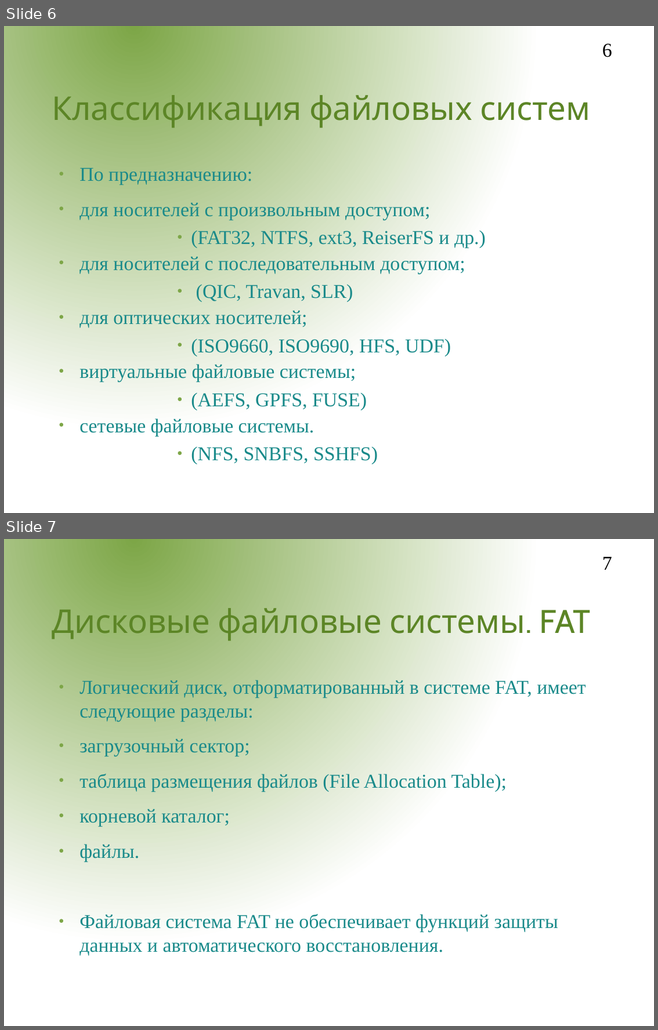
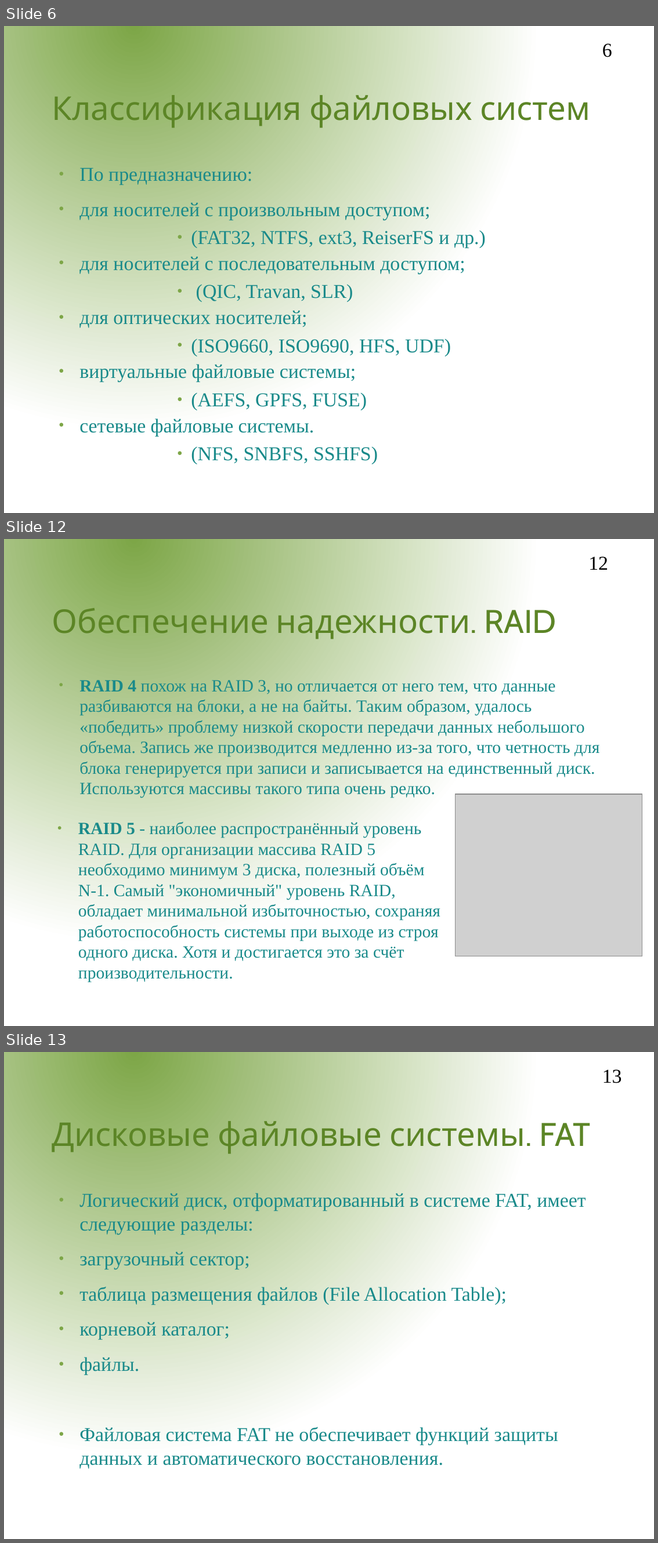
Before and after one commit to aeremenok/a-team-777, a slide deck: 9/st/presentations/file_sybsystem/fs.odp. Shown one above the other, each under a label of ours: slides 6 and 7 before the commit, slides 6, 12 and 13 after it; the slides between them are not shown. The pictures are 658x1030 and 658x1543 pixels, drawn with LibreOffice and Linux fonts; fonts in the diff are those of the drawing; grey boxes stand for pictures; background and template pictures are left out. Boxes give left, top, right and bottom in pixels: in the first picture for what was removed or moved away, otherwise in the second. Text is boxed around its words. In the diff, an @@ line names an element or a change of style, - is before the commit and + after.

Commit message:
СТ-П добавлены слайды по RAID

```diff
--- a/9/st/presentations/file_sybsystem/fs.odp
+++ b/9/st/presentations/file_sybsystem/fs.odp
@@ slide 12 added at (x1=4, y1=539, x2=654, y2=1026), background gradient #7DA647 to #FFFFFF @@
@@ page number added at (x1=588, y1=556, x2=608, y2=570), 24 pt, text #000000 @@
+12
@@ title added at (x1=52, y1=602, x2=556, y2=642), 40 pt, text #5C8526 @@
+Обеспечение надежности. RAID
@@ text added at (x1=79, y1=680, x2=599, y2=798), 21 pt, text #198A8A @@
+● RAID 4 похож на RAID 3, но отличается от него тем, что данные разбиваются на блоки, а не на байты. Таким образом, удалось «победить» проблему низкой скорости передачи данных небольшого объема. Запись же производится медленно из-за того, что четность для блока генерируется при записи и записывается на единственный диск. Используются массивы такого типа очень редко.
@@ picture added at (x1=455, y1=794, x2=642, y2=957) @@
@@ text added at (x1=78, y1=822, x2=440, y2=982), 21 pt, text #198A8A @@
+  ● RAID 5 - наиболее распространённый уровень RAID. Для организации массива RAID 5 необходимо минимум 3 диска, полезный объём N-1. Самый "экономичный" уровень RAID, обладает минимальной избыточностью, сохраняя работоспособность системы при выходе из строя одного диска. Хотя и достигается это за счёт производительности.
@@ what was slide 7 is now slide 13 @@
@@ page number at (x1=602, y1=1069, x2=622, y2=1083): text changed @@
-7
+13
```
Also in this commit, not shown: 1 slide changed, 5 other slides added.
